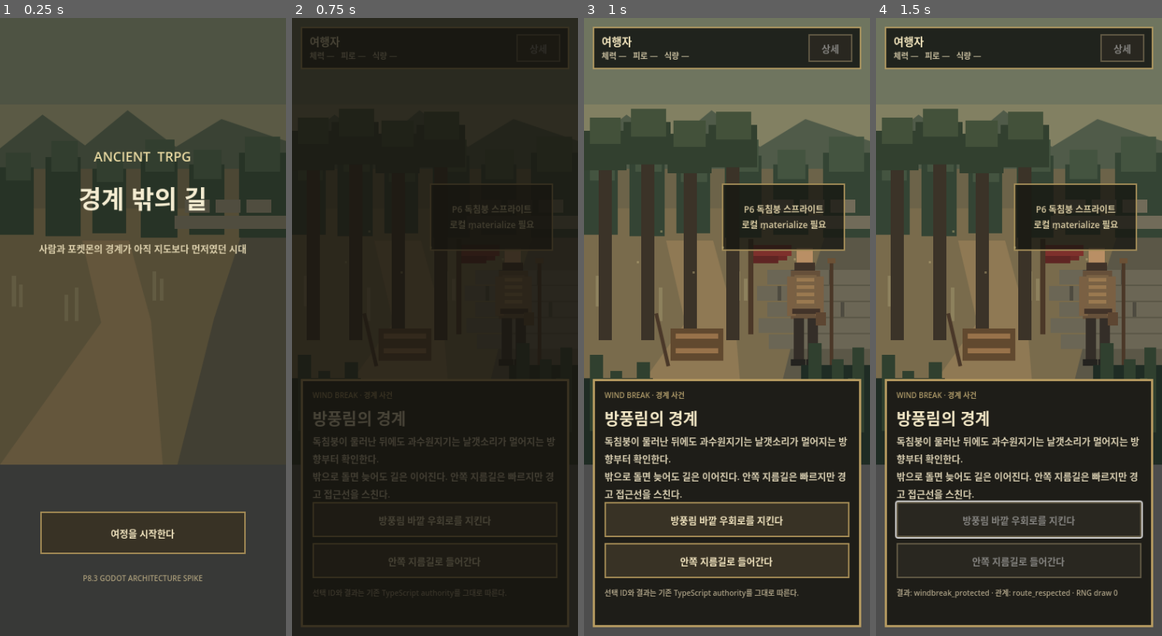
Above: before the commit, frames 1-4 (left to right).
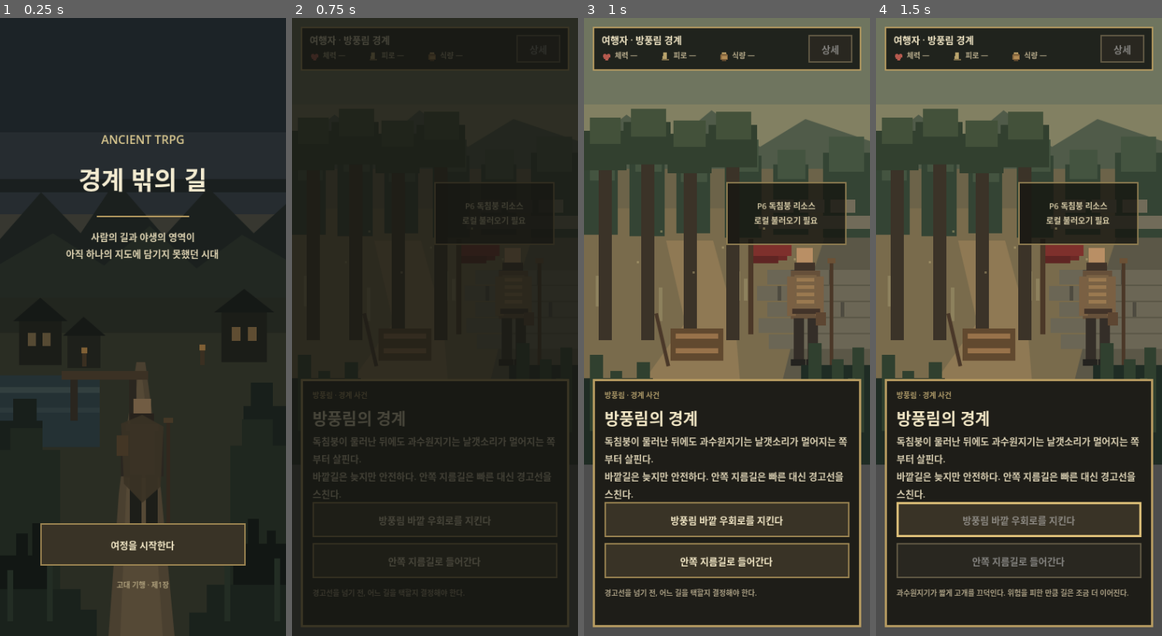
Above: after the commit, the same moments.

Repository: khsfashi/pokemon-ancient-trpg
Game: Godot game, scene res://scenes/main.tscn
The game is run twice, just before and just after one commit, with the same random seed, the same clock (stepped at 60 frames per second) and the same inputs.
Inputs:
- Up to frame 1 (0.25 s): no input
- Up to frame 2 (0.75 s): click "여정을 시작한다" at 0.5 s
- Up to frame 3 (1 s): no input
- Up to frame 4 (1.5 s): click "방풍림 바깥 우회로를 지킨다" at 1.25 s

The runs differ from the first frame. In frame 1, 71% of the frame differs, in the area x 0-100%, y 0-100%; in frame 2, 1.2%; in frame 3, 4.8%; in frame 4, 6.3%.

Commit message:
feat(godot): compose retained layers and clean player-facing UI

Diff:
--- a/godot/scripts/main.gd
+++ b/godot/scripts/main.gd
@@ -1,8 +1,13 @@
 extends Control
 
 const LayerCanvasScript = preload("res://scripts/layer_canvas.gd")
+const PixelSkinScript = preload("res://scripts/pixel_skin.gd")
 const SpikeRuntimeScript = preload("res://scripts/spike_runtime.gd")
 const LOCAL_BEEDRILL_PATH := "res://local_assets/pokemon/beedrill.png"
+
+const ICON_VITALITY := "res://assets/ui/icon_vitality.svg"
+const ICON_FATIGUE := "res://assets/ui/icon_fatigue.svg"
+const ICON_PROVISIONS := "res://assets/ui/icon_provisions.svg"
 
 # Avoid editor-generated global class cache as a runtime prerequisite. The spike must
 # parse and boot from a clean checkout using only explicit preloads.
@@ -28,7 +33,7 @@
 func _build_transition_overlay() -> void:
 	transition_overlay = ColorRect.new()
 	transition_overlay.name = "TransitionOverlay"
-	transition_overlay.color = Color("#17150f")
+	transition_overlay.color = PixelSkinScript.INK
 	transition_overlay.modulate.a = 0.0
 	transition_overlay.mouse_filter = Control.MOUSE_FILTER_IGNORE
 	transition_overlay.z_index = 100
@@ -37,59 +42,72 @@
 
 func _show_opening_surface() -> void:
 	_clear_surface()
-	var background = LayerCanvasScript.new()
-	background.layer_kind = LayerCanvasScript.LayerKind.BACKGROUND
-	surface_root.add_child(background)
-	_full_rect(background)
+	_add_world_layer(LayerCanvasScript.LayerKind.OPENING_BACKGROUND, 0)
+	_add_world_layer(LayerCanvasScript.LayerKind.OPENING_HUMAN, 10)
+	_add_world_layer(LayerCanvasScript.LayerKind.OPENING_FOREGROUND, 20)
 
 	var shade := ColorRect.new()
-	shade.color = Color(0.06, 0.07, 0.05, 0.34)
-	shade.position = Vector2(0, 0)
+	shade.color = Color(0.05, 0.06, 0.05, 0.42)
+	shade.position = Vector2.ZERO
 	shade.size = Vector2(390, 844)
+	shade.mouse_filter = Control.MOUSE_FILTER_IGNORE
+	shade.z_index = 30
 	surface_root.add_child(shade)
 
 	var crest := Label.new()
-	crest.text = "ANCIENT  TRPG"
+	crest.text = "ANCIENT TRPG"
 	crest.horizontal_alignment = HORIZONTAL_ALIGNMENT_CENTER
-	crest.position = Vector2(32, 176)
+	crest.position = Vector2(32, 154)
 	crest.size = Vector2(326, 34)
-	crest.add_theme_font_size_override("font_size", 18)
-	crest.add_theme_color_override("font_color", Color("#e8d8a1"))
+	crest.z_index = 40
+	crest.add_theme_font_size_override("font_size", 16)
+	crest.add_theme_color_override("font_color", Color("#d8c78f"))
 	surface_root.add_child(crest)
 
 	var title := Label.new()
 	title.text = "경계 밖의 길"
 	title.horizontal_alignment = HORIZONTAL_ALIGNMENT_CENTER
-	title.position = Vector2(24, 220)
+	title.position = Vector2(24, 194)
 	title.size = Vector2(342, 72)
+	title.z_index = 40
 	title.add_theme_font_size_override("font_size", 34)
 	title.add_theme_color_override("font_color", Color("#f4ecd1"))
 	surface_root.add_child(title)
 
+	var divider := ColorRect.new()
+	divider.color = PixelSkinScript.BORDER
+	divider.position = Vector2(132, 270)
+	divider.size = Vector2(126, 2)
+	divider.z_index = 40
+	surface_root.add_child(divider)
+
 	var subtitle := Label.new()
-	subtitle.text = "사람과 포켓몬의 경계가 아직 지도보다 먼저였던 시대"
+	subtitle.text = "사람의 길과 야생의 영역이\n아직 하나의 지도에 담기지 못했던 시대"
 	subtitle.horizontal_alignment = HORIZONTAL_ALIGNMENT_CENTER
 	subtitle.autowrap_mode = TextServer.AUTOWRAP_WORD_SMART
-	subtitle.position = Vector2(52, 304)
-	subtitle.size = Vector2(286, 56)
+	subtitle.position = Vector2(48, 288)
+	subtitle.size = Vector2(294, 70)
+	subtitle.z_index = 40
 	subtitle.add_theme_font_size_override("font_size", 13)
-	subtitle.add_theme_color_override("font_color", Color("#ddd1ad"))
+	subtitle.add_theme_color_override("font_color", Color("#ded3b2"))
 	surface_root.add_child(subtitle)
 
 	var start_button := _make_pixel_button("여정을 시작한다")
-	start_button.position = Vector2(55, 674)
+	start_button.position = Vector2(55, 690)
 	start_button.size = Vector2(280, 58)
+	start_button.z_index = 40
 	start_button.pressed.connect(_on_start_pressed)
 	surface_root.add_child(start_button)
 
-	var note := Label.new()
-	note.text = "P8.3 GODOT ARCHITECTURE SPIKE"
-	note.horizontal_alignment = HORIZONTAL_ALIGNMENT_CENTER
-	note.position = Vector2(44, 758)
-	note.size = Vector2(302, 24)
-	note.add_theme_font_size_override("font_size", 10)
-	note.add_theme_color_override("font_color", Color("#a99c79"))
-	surface_root.add_child(note)
+	var chapter := Label.new()
+	chapter.text = "고대 기행 · 제1장"
+	chapter.horizontal_alignment = HORIZONTAL_ALIGNMENT_CENTER
+	chapter.position = Vector2(44, 766)
+	chapter.size = Vector2(302, 24)
+	chapter.z_index = 40
+	chapter.add_theme_font_size_override("font_size", 10)
+	chapter.add_theme_color_override("font_color", Color("#ad9f7b"))
+	surface_root.add_child(chapter)
 
 func _show_event_surface() -> void:
 	_clear_surface()
@@ -126,59 +144,77 @@
 			sprite.texture_filter = CanvasItem.TEXTURE_FILTER_NEAREST
 			sprite.expand_mode = TextureRect.EXPAND_IGNORE_SIZE
 			sprite.stretch_mode = TextureRect.STRETCH_KEEP_ASPECT_CENTERED
-			sprite.position = Vector2(196, 214)
-			sprite.size = Vector2(154, 154)
+			sprite.position = Vector2(190, 204)
+			sprite.size = Vector2(166, 166)
 			pokemon_layer.add_child(sprite)
 			return
 
 	# Public repository intentionally keeps Pokemon media metadata-only.
-	var missing := _make_panel(Rect2(188, 226, 168, 92), Color(0.08, 0.08, 0.06, 0.76), Color("#a48d58"), 2)
+	var missing := _make_panel(Rect2(194, 224, 164, 86), Color(0.08, 0.08, 0.06, 0.78), Color("#8d7b50"), 2)
 	pokemon_layer.add_child(missing)
 	var label := Label.new()
-	label.text = "P6 독침붕 스프라이트\n로컬 materialize 필요"
+	label.text = "P6 독침붕 리소스\n로컬 불러오기 필요"
 	label.horizontal_alignment = HORIZONTAL_ALIGNMENT_CENTER
 	label.vertical_alignment = VERTICAL_ALIGNMENT_CENTER
 	label.position = Vector2(8, 8)
-	label.size = Vector2(152, 76)
-	label.add_theme_font_size_override("font_size", 12)
-	label.add_theme_color_override("font_color", Color("#dbcda4"))
+	label.size = Vector2(148, 70)
+	label.add_theme_font_size_override("font_size", 11)
+	label.add_theme_color_override("font_color", Color("#d8cca8"))
 	missing.add_child(label)
 
 func _add_event_hud() -> void:
-	var hud := _make_panel(Rect2(12, 12, 366, 58), Color("#20231d"), Color("#b29a62"), 2)
+	var hud := _make_panel(Rect2(12, 12, 366, 60), Color("#20231d"), PixelSkinScript.BORDER, 2)
 	hud.z_index = 60
 	surface_root.add_child(hud)
 
 	var identity := Label.new()
-	identity.text = "여행자"
-	identity.position = Vector2(12, 8)
-	identity.size = Vector2(90, 20)
-	identity.add_theme_font_size_override("font_size", 15)
-	identity.add_theme_color_override("font_color", Color("#f2e5bd"))
+	identity.text = "여행자 · 방풍림 경계"
+	identity.position = Vector2(12, 7)
+	identity.size = Vector2(240, 20)
+	identity.add_theme_font_size_override("font_size", 13)
+	identity.add_theme_color_override("font_color", PixelSkinScript.TEXT)
 	hud.add_child(identity)
 
-	var survival := Label.new()
-	# Values are intentionally not invented in the spike; this is a presentation slot.
-	survival.text = "체력 —   피로 —   식량 —"
-	survival.position = Vector2(12, 31)
-	survival.size = Vector2(260, 18)
-	survival.add_theme_font_size_override("font_size", 11)
-	survival.add_theme_color_override("font_color", Color("#c6bc9d"))
-	hud.add_child(survival)
+	# Values are not invented during the bounded architecture spike. These slots prove
+	# icon-first density and will bind to authoritative state only after Godot adoption.
+	_add_hud_metric(hud, ICON_VITALITY, "체력 —", 12)
+	_add_hud_metric(hud, ICON_FATIGUE, "피로 —", 92)
+	_add_hud_metric(hud, ICON_PROVISIONS, "식량 —", 172)
 
 	var detail := _make_pixel_button("상세")
-	detail.position = Vector2(294, 10)
+	detail.position = Vector2(294, 11)
 	detail.size = Vector2(60, 38)
 	detail.disabled = true
 	hud.add_child(detail)
 
+func _add_hud_metric(parent: Control, icon_path: String, text_value: String, x: float) -> void:
+	if ResourceLoader.exists(icon_path):
+		var texture := load(icon_path) as Texture2D
+		if texture != null:
+			var icon := TextureRect.new()
+			icon.texture = texture
+			icon.texture_filter = CanvasItem.TEXTURE_FILTER_NEAREST
+			icon.expand_mode = TextureRect.EXPAND_IGNORE_SIZE
+			icon.stretch_mode = TextureRect.STRETCH_KEEP_ASPECT_CENTERED
+			icon.position = Vector2(x, 34)
+			icon.size = Vector2(14, 14)
+			parent.add_child(icon)
+
+	var label := Label.new()
+	label.text = text_value
+	label.position = Vector2(x + 18, 31)
+	label.size = Vector2(58, 18)
+	label.add_theme_font_size_override("font_size", 10)
+	label.add_theme_color_override("font_color", PixelSkinScript.TEXT_MUTED)
+	parent.add_child(label)
+
 func _add_event_panel() -> void:
-	var panel := _make_panel(Rect2(12, 493, 366, 339), Color("#1e1d18"), Color("#b89c61"), 3)
+	var panel := _make_panel(Rect2(12, 493, 366, 339), Color("#1e1d18"), PixelSkinScript.BORDER, 3)
 	panel.z_index = 70
 	surface_root.add_child(panel)
 
 	var kicker := Label.new()
-	kicker.text = "WIND BREAK · 경계 사건"
+	kicker.text = "방풍림 · 경계 사건"
 	kicker.position = Vector2(16, 14)
 	kicker.size = Vector2(330, 18)
 	kicker.add_theme_font_size_override("font_size", 10)
@@ -190,11 +226,11 @@
 	title.position = Vector2(16, 36)
 	title.size = Vector2(330, 32)
 	title.add_theme_font_size_override("font_size", 22)
-	title.add_theme_color_override("font_color", Color("#f3e8c7"))
+	title.add_theme_color_override("font_color", PixelSkinScript.TEXT)
 	panel.add_child(title)
 
 	var prose := Label.new()
-	prose.text = "독침붕이 물러난 뒤에도 과수원지기는 날갯소리가 멀어지는 방향부터 확인한다.\n밖으로 돌면 늦어도 길은 이어진다. 안쪽 지름길은 빠르지만 경고 접근선을 스친다."
+	prose.text = "독침붕이 물러난 뒤에도 과수원지기는 날갯소리가 멀어지는 쪽부터 살핀다.\n바깥길은 늦지만 안전하다. 안쪽 지름길은 빠른 대신 경고선을 스친다."
 	prose.autowrap_mode = TextServer.AUTOWRAP_WORD_SMART
 	prose.position = Vector2(16, 74)
 	prose.size = Vector2(334, 82)
@@ -218,7 +254,7 @@
 	choice_buttons.append(shortcut)
 
 	result_label = Label.new()
-	result_label.text = "선택 ID와 결과는 기존 TypeScript authority를 그대로 따른다."
+	result_label.text = "경고선을 넘기 전, 어느 길을 택할지 결정해야 한다."
 	result_label.autowrap_mode = TextServer.AUTOWRAP_WORD_SMART
 	result_label.position = Vector2(16, 284)
 	result_label.size = Vector2(334, 38)
@@ -235,9 +271,10 @@
 		button.disabled = true
 	var relationship: Dictionary = resolution["relationship"]
 	if choice_id == "protect_windbreak":
-		result_label.text = "결과: %s · 관계: %s · RNG draw 0" % [resolution["outcome_id"], relationship["state_id"]]
+		result_label.text = "과수원지기가 짧게 고개를 끄덕인다. 위험을 피한 만큼 길은 조금 더 이어진다."
 	else:
-		result_label.text = "결과: %s · 관계: %s · 사회적 비용 +1 · RNG draw 0" % [resolution["outcome_id"], relationship["state_id"]]
+		result_label.text = "과수원지기의 표정이 굳는다. 시간을 아꼈지만, 다음 부탁은 쉽게 얻기 어려워졌다."
+	print("P8.3 choice=%s outcome=%s relationship=%s rng_draws=0" % [choice_id, resolution["outcome_id"], relationship["state_id"]])
 
 func _fade_to(callback: Callable) -> void:
 	transition_overlay.mouse_filter = Control.MOUSE_FILTER_STOP
@@ -262,41 +299,12 @@
 func _make_pixel_button(text_value: String) -> Button:
 	var button := Button.new()
 	button.text = text_value
-	button.focus_mode = Control.FOCUS_ALL
-	button.add_theme_font_size_override("font_size", 13)
-	button.add_theme_color_override("font_color", Color("#f1e4bf"))
-	button.add_theme_color_override("font_hover_color", Color("#fff5d6"))
-	button.add_theme_color_override("font_pressed_color", Color("#ffffff"))
-	button.add_theme_stylebox_override("normal", _button_style(Color("#383225"), Color("#a68d56"), 2))
-	button.add_theme_stylebox_override("hover", _button_style(Color("#49402e"), Color("#c0a666"), 2))
-	button.add_theme_stylebox_override("pressed", _button_style(Color("#26231d"), Color("#e0c27a"), 3))
-	button.add_theme_stylebox_override("disabled", _button_style(Color("#292720"), Color("#625a45"), 2))
+	PixelSkinScript.apply_button(button)
 	return button
-
-func _button_style(fill: Color, border: Color, width: int) -> StyleBoxFlat:
-	var style := StyleBoxFlat.new()
-	style.bg_color = fill
-	style.border_color = border
-	style.border_width_left = width
-	style.border_width_top = width
-	style.border_width_right = width
-	style.border_width_bottom = width
-	style.content_margin_left = 8
-	style.content_margin_right = 8
-	style.content_margin_top = 6
-	style.content_margin_bottom = 6
-	return style
 
 func _make_panel(rect: Rect2, fill: Color, border: Color, width: int) -> Panel:
 	var panel := Panel.new()
 	panel.position = rect.position
 	panel.size = rect.size
-	var style := StyleBoxFlat.new()
-	style.bg_color = fill
-	style.border_color = border
-	style.border_width_left = width
-	style.border_width_top = width
-	style.border_width_right = width
-	style.border_width_bottom = width
-	panel.add_theme_stylebox_override("panel", style)
+	panel.add_theme_stylebox_override("panel", PixelSkinScript.panel_style(fill, border, width))
 	return panel
